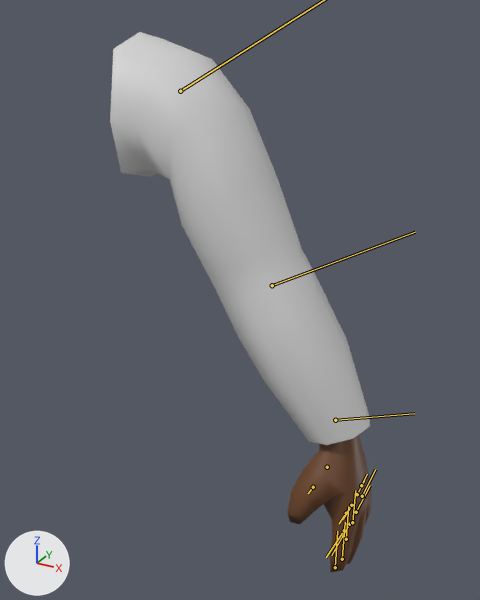
One commit to the FBX model Assets/Model/Human/Arm.fbx: the scene before it, then after it.
The view is the same before and after, from a 50 mm camera at (0.492, -0.516, -0.011) aimed at (0.206, 0.004, -0.271). Lighting does not change. The marker at lower left points along +X, +Y and +Z. Both versions are drawn at the pose saved in each file; the numbers are the values there. The bones that bend it are drawn over the model as lines.

In view in the first picture: 'Arm'.
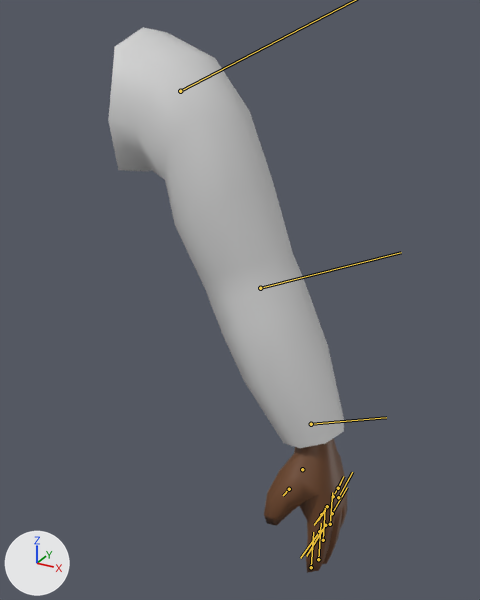
What differs and where, as boxes [x1, y1, x2, y2] in the pictures (480 x 600 px):
'Arm', posed (9% narrower): before [110, 32, 372, 573]; after [108, 27, 347, 573]
bone 'LeftForeArm', root to tip: before (272, 285) to (415, 232); after (260, 288) to (401, 252)
bone 'LeftHand', root to tip: before (335, 420) to (414, 413); after (311, 424) to (386, 417)

The change in detail:
Bone 'LeftArm' (bone_leftarm) turns from (-3, -1, 5) to (0, 0, 0) degrees about its own x, y and z.
Bone 'LeftForeArm' (bone_leftforearm) turns from (0, 3, 0) to (0, 0, 0) degrees about its own x, y and z.
Bone 'LeftHand' (bone_lefthand) turns from (4, -1, -5) to (0, 0, 0) degrees about its own x, y and z.
